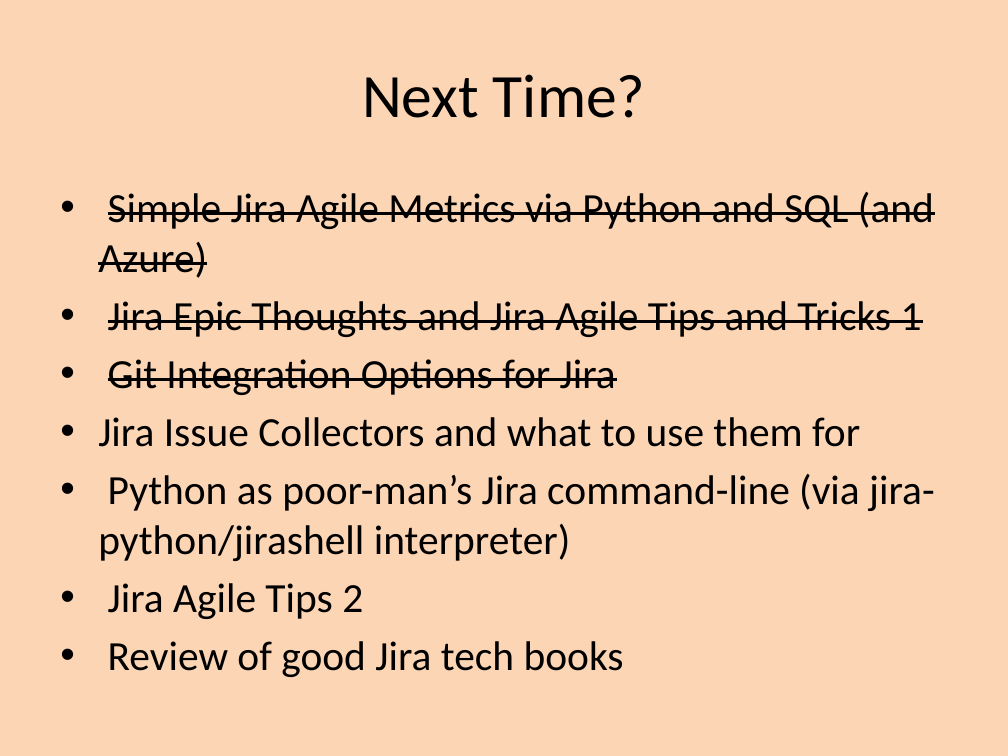
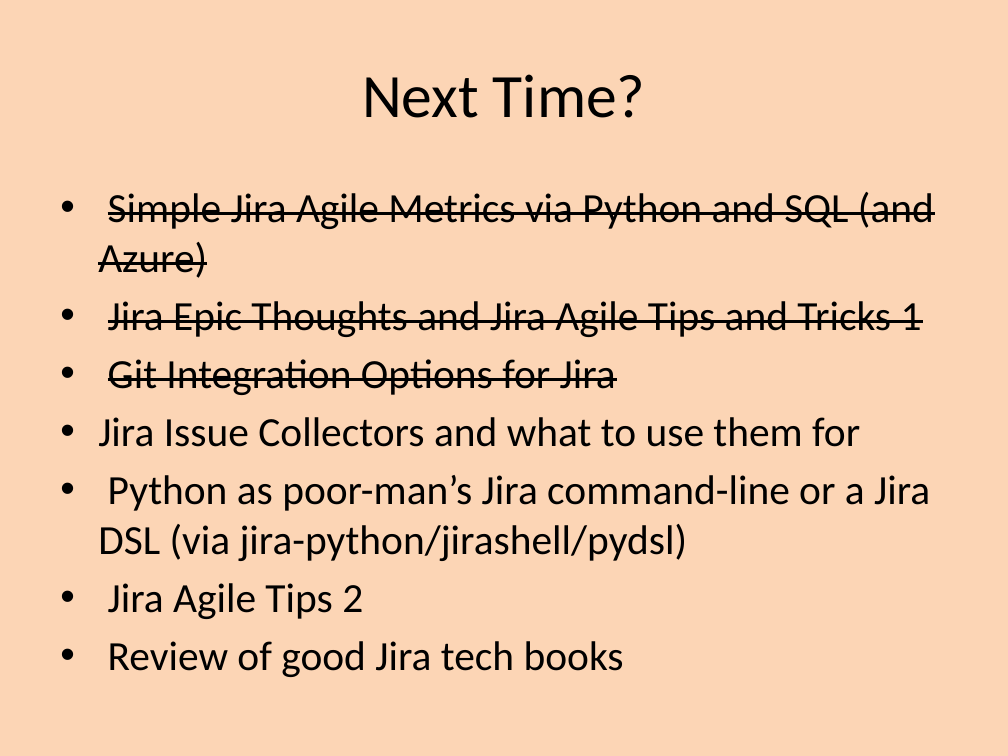
Before and after one commit to bobk/jirapresentations, a slide deck: slide 10 of Git Integration Options for Jira.pptx. Drawn at 1008x756 pixels with LibreOffice and Linux fonts; fonts in the diff are those of the drawing. Boxes give left, top, right and bottom in pixels: in the first picture for what was removed or moved away, otherwise in the second. Text is boxed around its words. In the diff, an @@ line names an element or a change of style, - is before the commit and + after.

```diff
--- a/Git Integration Options for Jira.pptx
+++ b/Git Integration Options for Jira.pptx
@@ text at box(98, 475, 930, 561): text changed @@
-• Python as poor-man’s Jira command-line (via jira-python/jirashell interpreter)
+• Python as poor-man’s Jira command-line or a Jira DSL (via jira-python/jirashell/pydsl)
```
Also in this commit, not shown: 6 other slides changed.
